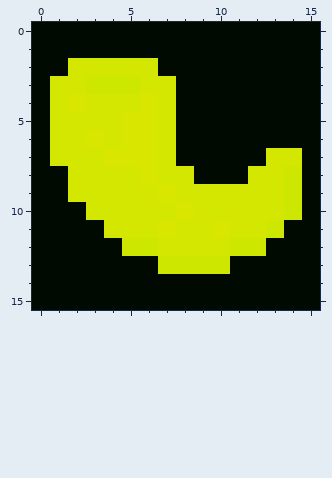
One commit to this pixel-art sprite: assets/minecraft/textures/cmd/tools/golden_horn_s.png. Above: the version before the commit.
The file is 16x16 pixels. Colours within 5 levels of each other are drawn and written as one.
Once edited:
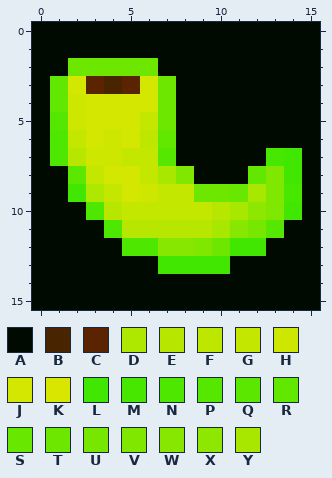
Palette (. is transparent): A #000a00  B #492400  C #5a2400  D #aee700  E #b7e700  F #bee700  G #c4e700  H #cde700  J #d3e700  K #d9e700  L #41e700  M #47e700  N #4ee700  P #56e700  Q #5ce700  R #62e700  S #68e700  T #6ee700  U #77e700  V #80e700  W #87e700  X #8ee700  Y #a7e700
From old to new:
Colour B replaces colour H in row 3 at x 4.
Colour C replaces colour H in row 3 at x 3 and 5.
Colour D replaces colour J in row 9 at x 3.
Colour E replaces colour J in row 7 at x 2; in row 10 at x 4 and 10; in row 11 at x 5 to 6 and 8 to 9.
Colour E replaces colour K in row 11 at x 7.
Colour F replaces colour K in row 6 at x 6.
Colour G replaces colour J in row 6 at x 2; in row 8 at x 3; in row 9 at x 4 and 8; in row 10 at x 5 to 7 and 9.
Colour G replaces colour K in row 5 at x 6; in row 7 at x 5 to 6; in row 8 at x 6; in row 9 at x 7; in row 10 at x 8.
Colour H replaces colour J in row 5 at x 2; in row 6 at x 4; in row 7 at x 3; in row 9 at x 6.
Colour H replaces colour K in row 4 at x 2; in row 7 at x 4.
Colour J replaces colour K in row 4 at x 6; in row 5 at x 5; in row 6 at x 3 and 5.
Colour L replaces colour H in row 8 at x 14; in row 10 at x 14; in row 12 at x 11 to 12; in row 13 at x 7 to 10.
Colour L replaces colour J in row 7 at x 14; in row 9 at x 2.
Colour M replaces colour H in row 9 at x 14.
Colour M replaces colour J in row 7 at x 13.
Colour N replaces colour H in row 12 at x 5 to 6.
Colour N replaces colour J in rows 6 to 7 at x 1; in row 10 at x 3; in row 11 at x 4.
Colour P replaces colour H in row 11 at x 13.
Colour P replaces colour J in row 5 at x 1; in row 7 at x 7.
Colour Q replaces colour J in row 8 at x 2.
Colour R replaces colour J in rows 3 to 4 at x 1; in row 6 at x 7; in row 8 at x 12.
Colour S replaces colour J in row 9 at x 11.
Colour T replaces colour J in row 2 at x 2 to 6; in rows 3 to 5 at x 7; in row 9 at x 9 to 10; in row 12 at x 10.
Colour U replaces colour J in row 11 at x 12.
Colour V replaces colour J in row 8 at x 8 and 13; in rows 9 to 10 at x 13; in row 12 at x 9.
Colour W replaces colour J in row 11 at x 11; in row 12 at x 7 to 8.
Colour X replaces colour J in row 10 at x 12.
Colour Y replaces colour J in row 8 at x 7; in row 9 at x 12; in row 10 at x 11.
Colour Y replaces colour K in row 11 at x 10.
